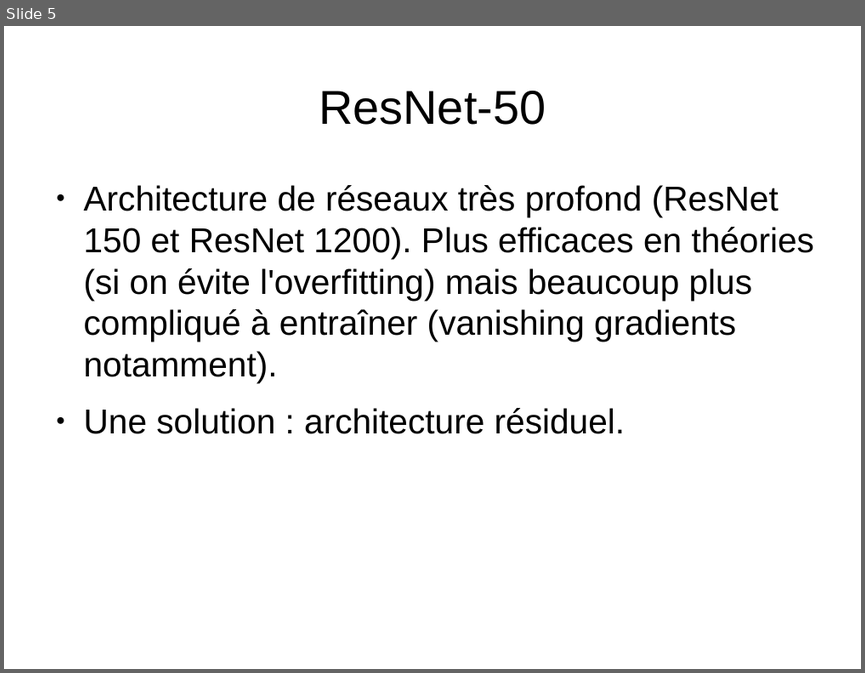
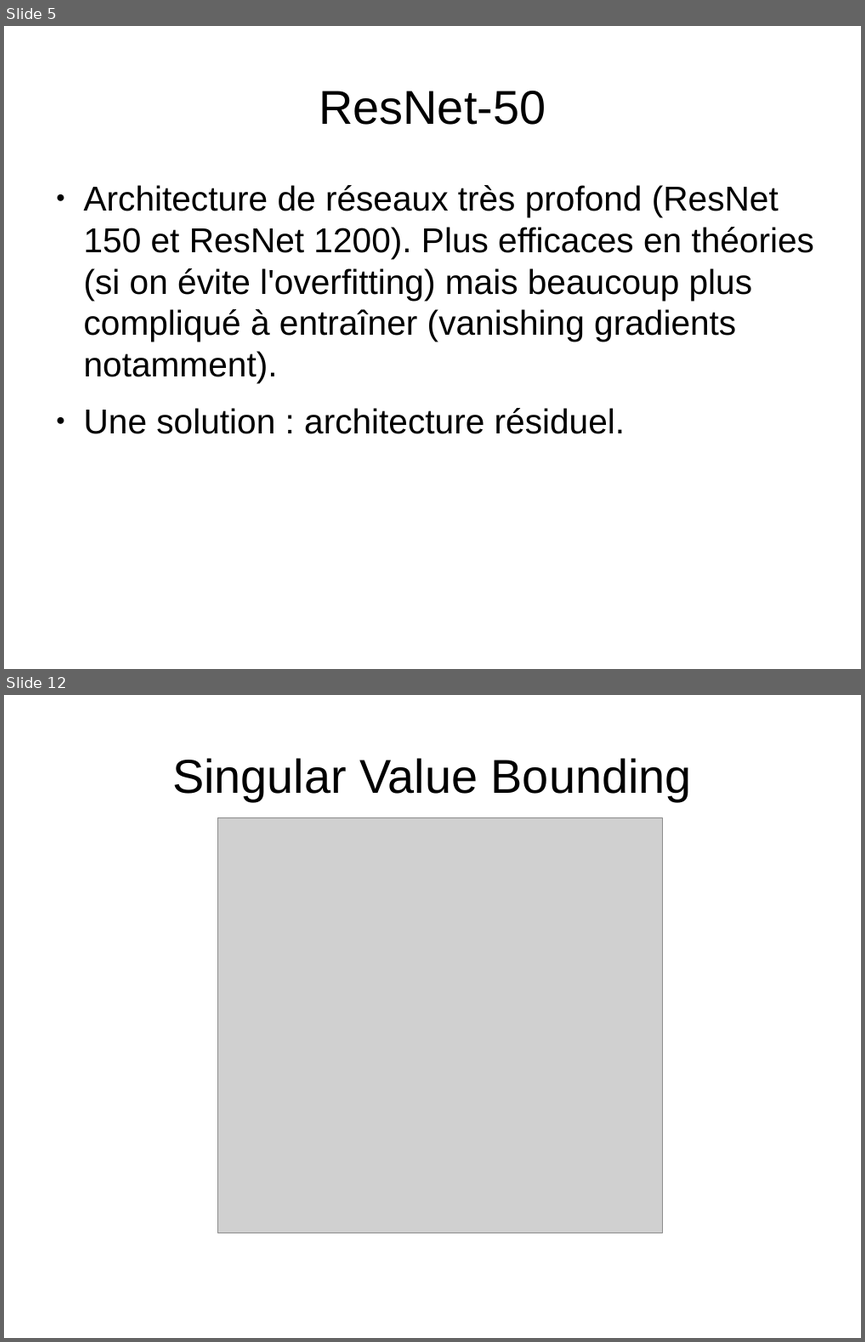
Before and after one commit to tonioecto/psc-profondeur, a slide deck: psc-article/ppt présentation proposition amélioration modèle.odp. Shown one above the other, each under a label of ours: slide 5 before the commit, slides 5 and 12 after it; the slides between them are not shown. The pictures are 865x673 and 865x1342 pixels, drawn with LibreOffice and Linux fonts; fonts in the diff are those of the drawing; grey boxes stand for pictures. Boxes give left, top, right and bottom in pixels: in the first picture for what was removed or moved away, otherwise in the second. Text is boxed around its words. In the diff, an @@ line names an element or a change of style, - is before the commit and + after.

```diff
--- a/psc-article/ppt présentation proposition amélioration modèle.odp
+++ b/psc-article/ppt présentation proposition amélioration modèle.odp
@@ slide 12 added at (x1=4, y1=695, x2=861, y2=1338), background #FFFFFF @@
@@ title added at (x1=172, y1=758, x2=692, y2=801), 44 pt, text #000000 @@
+Singular Value Bounding
@@ picture added at (x1=218, y1=817, x2=663, y2=1232) @@
```
Also in this commit, not shown: 2 slides changed, 4 other slides added, 3 slides removed, 6 other files.
